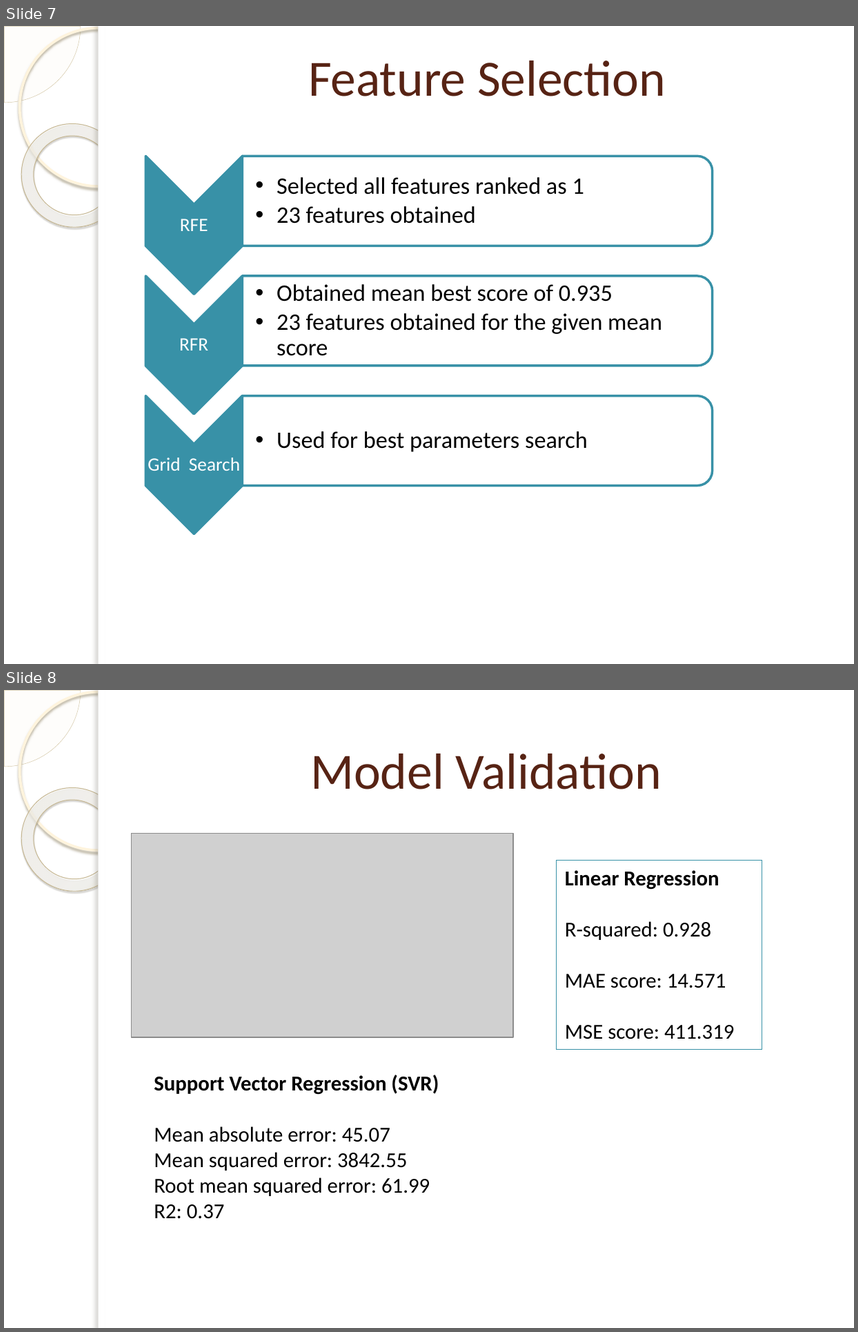
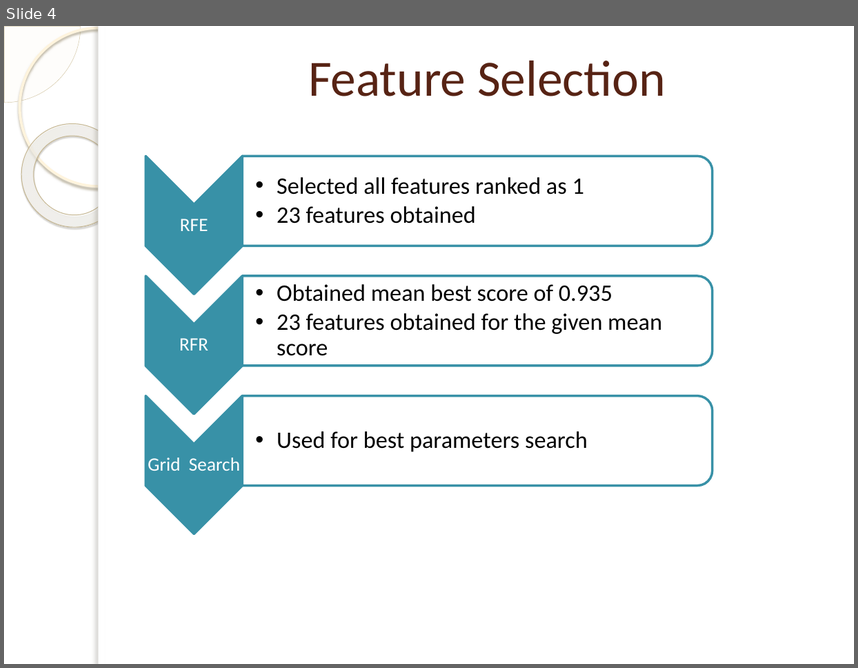
Before and after one commit to dnkansah-tieku/IronHack_Final_Project, a slide deck: Presentation.pptx. Shown one above the other, each under a label of ours: slides 7 and 8 before the commit, slide 4 after it. The pictures are 858x1332 and 858x668 pixels, drawn with LibreOffice and Linux fonts; fonts in the diff are those of the drawing; grey boxes stand for pictures; background and template pictures are left out. Boxes give left, top, right and bottom in pixels: in the first picture for what was removed or moved away, otherwise in the second. Text is boxed around its words. In the diff, an @@ line names an element or a change of style, - is before the commit and + after.

```diff
--- a/Presentation.pptx
+++ b/Presentation.pptx
@@ slide 8 removed at (x1=4, y1=690, x2=854, y2=1328), background picture (left out); not listed: 5 template elements that a slide beside it also shows @@
@@ title removed at (x1=310, y1=753, x2=662, y2=789) @@
-Model Validation
@@ picture removed at (x1=132, y1=834, x2=513, y2=1038) @@
@@ rectangle removed at (x1=557, y1=860, x2=762, y2=1049) @@
-Linear Regression
-R-squared: 0.928
-MAE score: 14.571
-MSE score: 411.319
@@ text removed at (x1=154, y1=1074, x2=439, y2=1219) @@
-Support Vector Regression (SVR)
-Mean absolute error: 45.07
-Mean squared error: 3842.55
-Root mean squared error: 61.99
-R2: 0.37
@@ what was slide 7 is now slide 4 @@
```
Also in this commit, not shown: 3 slides changed, 3 other slides removed.
